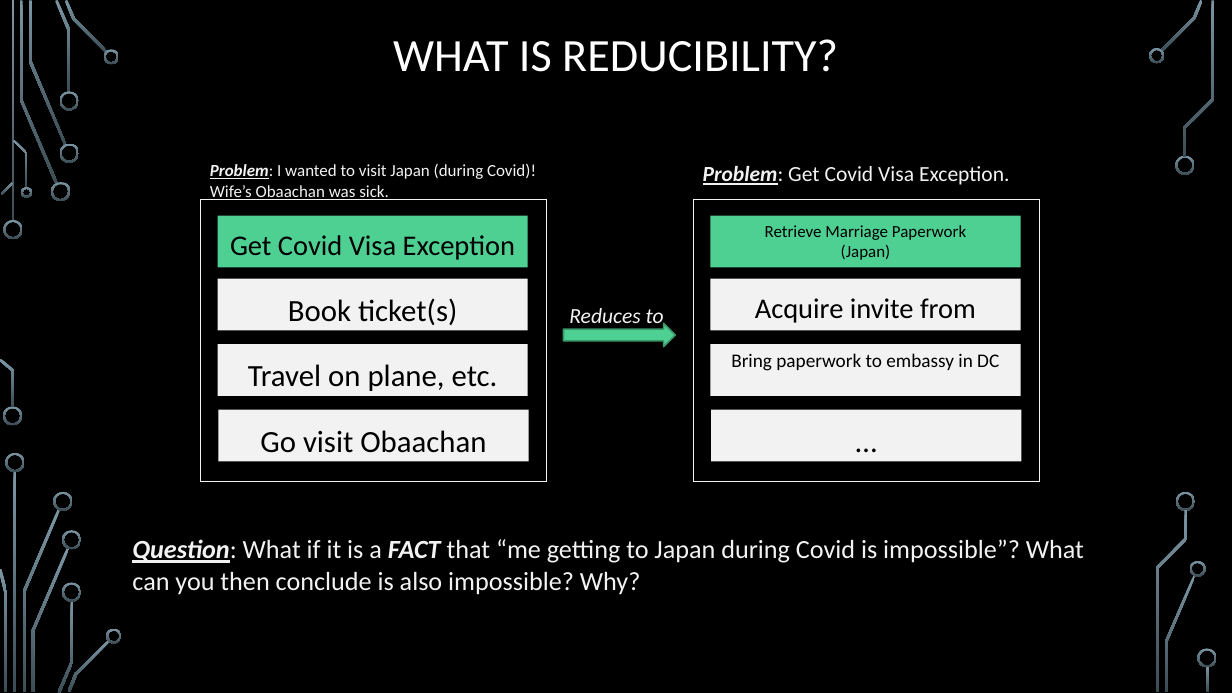
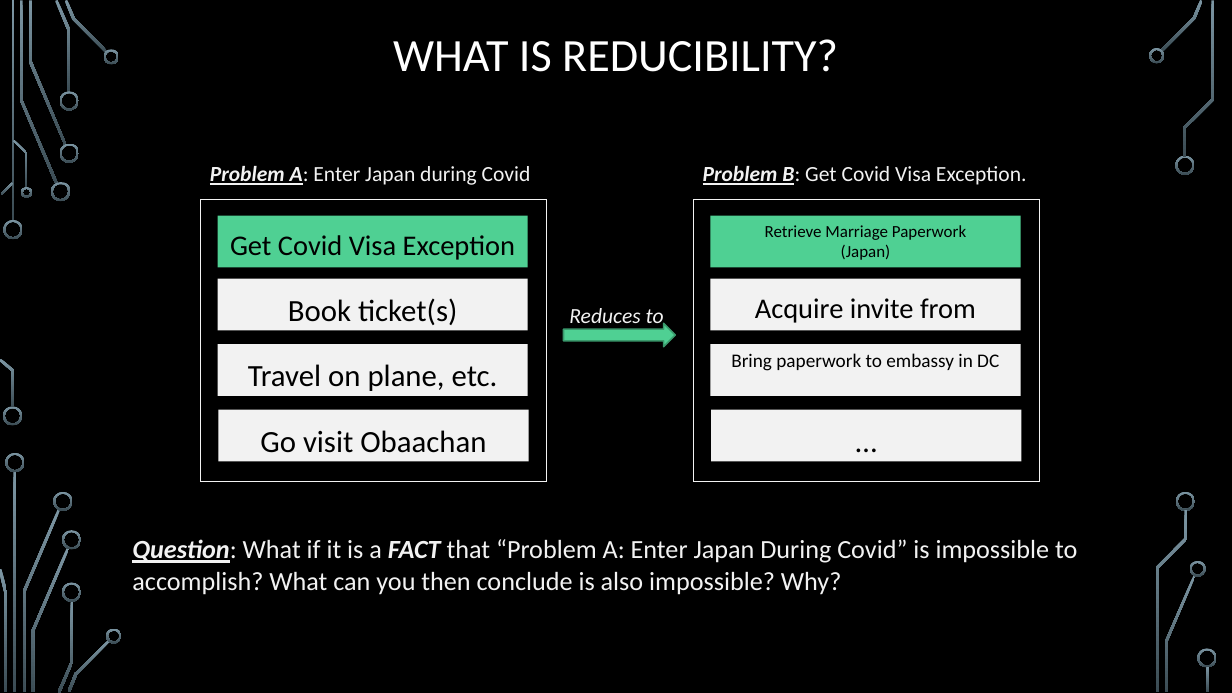
Before and after one commit to markfloryan/dmt2, a slide deck: slide 38 of slides/04-DecidableLanguages.pptx. Drawn at 1232x693 pixels with LibreOffice and Linux fonts; fonts in the diff are those of the drawing; background and template pictures are left out. Boxes give left, top, right and bottom in pixels: in the first picture for what was removed or moved away, otherwise in the second. Text is boxed around its words. In the diff, an @@ line names an element or a change of style, - is before the commit and + after.

Commit message:
minor slide changes

```diff
--- a/slides/04-DecidableLanguages.pptx
+++ b/slides/04-DecidableLanguages.pptx
@@ text at (210,166,531,185): text changed; size 13.2 to 16.8 pt @@
-Problem: I wanted to visit Japan (during Covid)! Wife’s Obaachan was sick.
+Problem A: Enter Japan during Covid
@@ text at (703,166,1027,185): text changed @@
-Problem: Get Covid Visa Exception.
+Problem B: Get Covid Visa Exception.
@@ text at (132,539,1077,595): text changed @@
-Question: What if it is a FACT that “me getting to Japan during Covid is impossible”? What can you then conclude is also impossible? Why?
+Question: What if it is a FACT that “Problem A: Enter Japan During Covid” is impossible to accomplish? What can you then conclude is also impossible? Why?
```
Also in this commit, not shown: 2 other slides changed.
